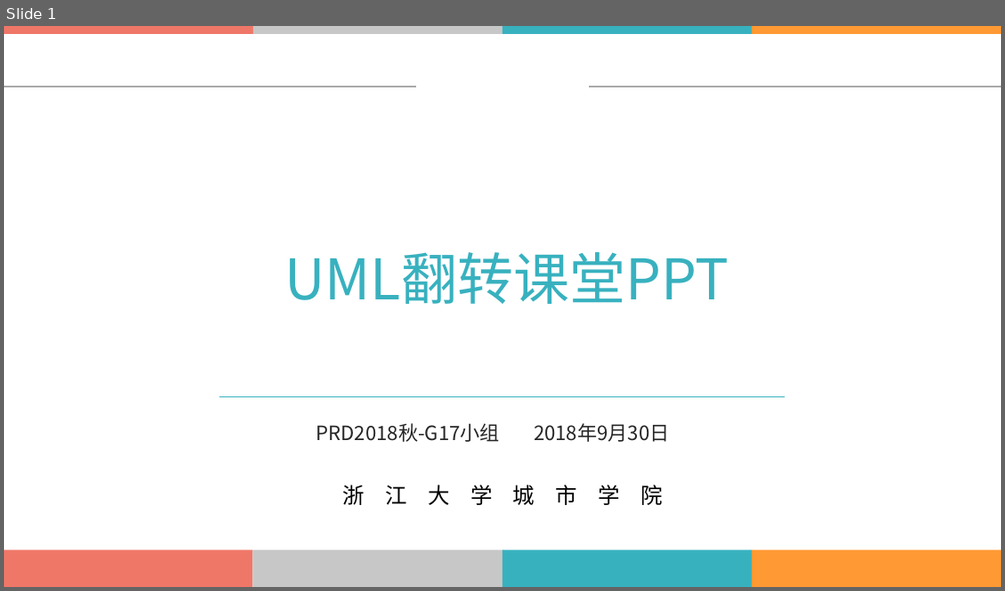
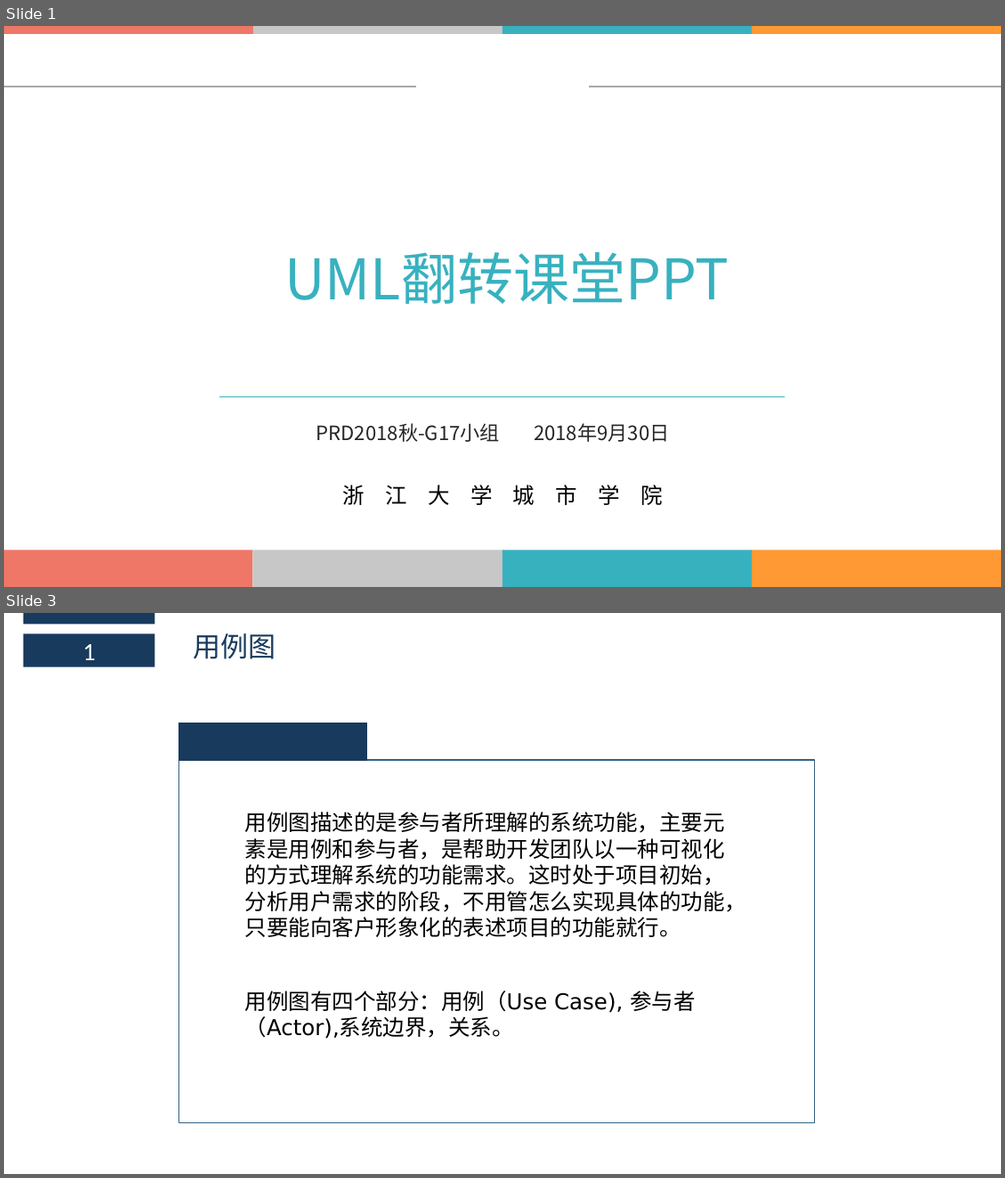
Before and after one commit to boboHh/AssistantTeaching, a slide deck: 非受控文档/01-江亮儒/PRD2018-G11-UML图.pptx. Shown one above the other, each under a label of ours: slide 1 before the commit, slides 1 and 3 after it; the slides between them are not shown. The pictures are 1005x591 and 1005x1178 pixels, drawn with LibreOffice and Linux fonts; fonts in the diff are those of the drawing; background and template pictures are left out. Boxes give left, top, right and bottom in pixels: in the first picture for what was removed or moved away, otherwise in the second. Text is boxed around its words. In the diff, an @@ line names an element or a change of style, - is before the commit and + after.

```diff
--- a/非受控文档/01-江亮儒/PRD2018-G11-UML图.pptx
+++ b/非受控文档/01-江亮儒/PRD2018-G11-UML图.pptx
@@ slide 3 added at [4,613,1001,1174], background #FFFFFF @@
@@ rectangle added at [24,613,155,625], fill #183A5D @@
@@ rectangle added at [24,634,155,666], fill #183A5D, 24 pt, text #FFFFFF @@
+1
@@ text added at [194,633,276,659], 26.6 pt, text #183A5D @@
+用例图
@@ rectangle added at [178,723,367,761], fill #183A5D @@
@@ rectangle added at [178,761,814,1124], outline #346182 1 pt @@
@@ text added at [245,811,747,937], 21 pt, text #000000 @@
+用例图描述的是参与者所理解的系统功能，主要元素是用例和参与者，是帮助开发团队以一种可视化的方式理解系统的功能需求。这时处于项目初始，分析用户需求的阶段，不用管怎么实现具体的功能，只要能向客户形象化的表述项目的功能就行。
@@ text added at [245,990,696,1038], 21 pt, text #000000 @@
+用例图有四个部分：用例（Use Case), 参与者（Actor),系统边界，关系。
```
Also in this commit, not shown: 2 slides changed, 21 other slides added, 15 slides removed, 1 other file.
